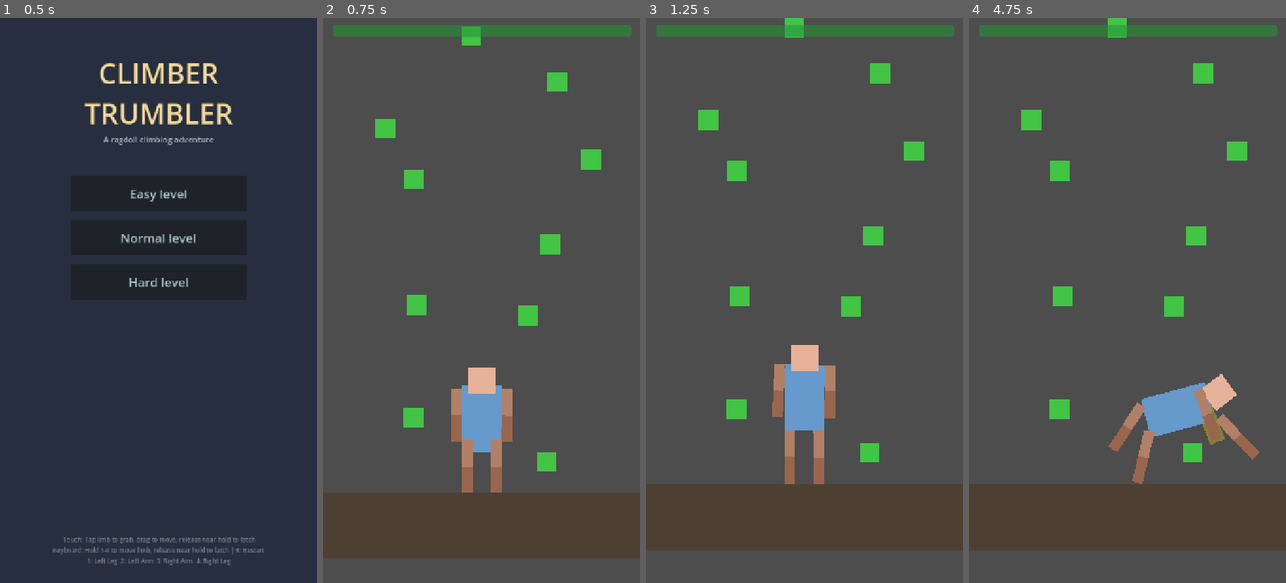
Above: before the commit, frames 1-4 (left to right).
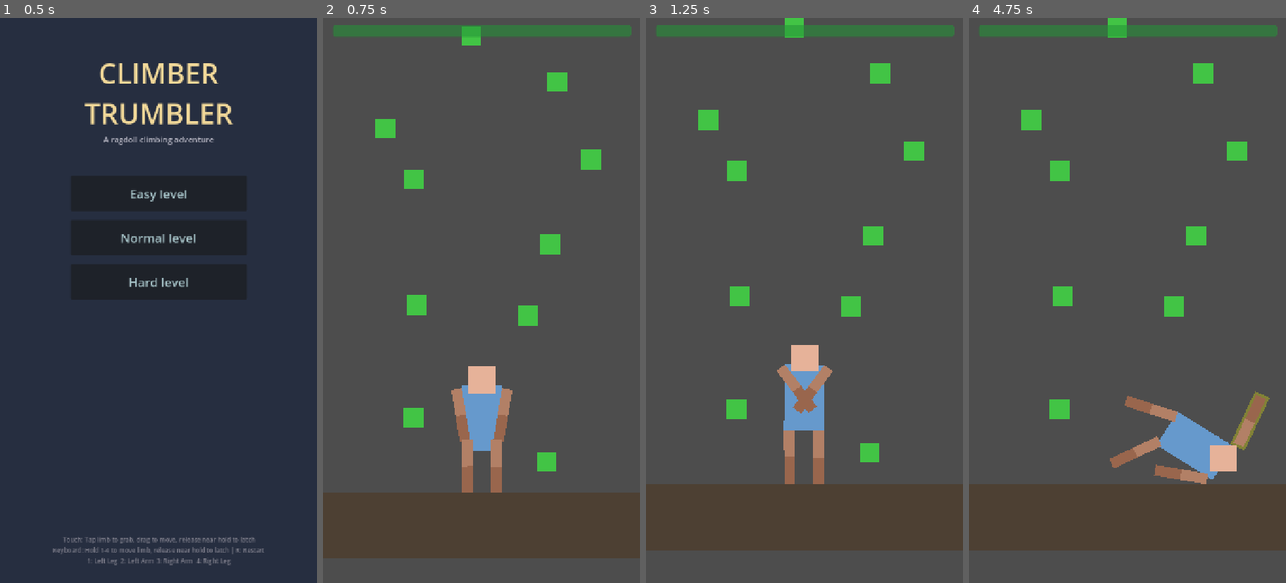
Above: after the commit, the same moments.

Repository: ZagorcicA/climber-trumbler
Game: Godot game, scene res://scenes/ui/StartScreen.tscn
Two runs of this game, one before a commit and one after it. Both use one fixed random seed, a clock stepped at 60 frames per second and the inputs below.
Inputs (mouse positions are in pixels of both pictures, inside the frame that each line leads up to):
- Up to frame 1 (0.5 s): no input
- Up to frame 2 (0.75 s): click "Easy level" at 0.5 s
- Up to frame 3 (1.25 s): no input
- Up to frame 4 (4.75 s): move the mouse to (1197, 272) at 1.27 s; tap E (both_arms_latch, bound only after the commit) at 1.35, 3.05, 4.55 s; click (1197, 272) at 1.42 s; drag from (1064, 328) to (1117, 419) at 2.02 s; move the mouse to (1159, 176) at 2.77 s; tap Space (latch_limb) at 2.85 s; click (1159, 176) at 2.92 s; drag from (1111, 413) to (1175, 306) at 3.52 s; move the mouse to (1222, 385) at 4.27 s; hold 2 (select_limb_2) from 4.28 s (still down); click (1222, 385) at 4.42 s

Frame 1 is identical in both runs. In frame 2, 0.5% of the frame differs, in the area x 40-60%, y 61-80%; in frame 3, 1.1%; in frame 4, 5.1%, in the area x 44-95%, y 63-83%.

Commit message:
Moze se prolazit kroz holdove i duo primanje radi sad

Diff:
--- a/project.godot
+++ b/project.godot
@@ -12,7 +12,7 @@
 
 config/name="Climber  Trumbler"
 run/main_scene="res://scenes/ui/StartScreen.tscn"
-config/features=PackedStringArray("4.3", "GL Compatibility")
+config/features=PackedStringArray("4.4", "GL Compatibility")
 config/icon="res://icon.svg"
 
 [autoload]
@@ -67,6 +67,11 @@
 "events": [Object(InputEventKey,"resource_local_to_scene":false,"resource_name":"","device":-1,"window_id":0,"alt_press …(192 unchanged characters)…
 ]
 }
+both_arms_latch={
+"deadzone": 0.5,
+"events": [Object(InputEventKey,"resource_local_to_scene":false,"resource_name":"","device":-1,"window_id":0,"alt_pressed":false,"shift_pressed":false,"ctrl_pressed":false,"meta_pressed":false,"pressed":false,"keycode":0,"physical_keycode":69,"key_label":0,"unicode":101,"location":0,"echo":false,"script":null)
+]
+}
 
 [input_devices]
 
--- a/scenes/environment/Hold.tscn
+++ b/scenes/environment/Hold.tscn
@@ -9,6 +9,7 @@
 size = Vector2(30, 30)
 
 [node name="Hold" type="StaticBody2D" groups=["holds"]]
+z_index = -1
 collision_layer = 4
 collision_mask = 0
 script = ExtResource("1_hold")
--- a/scenes/environment/holds/HoldEasy.tscn
+++ b/scenes/environment/holds/HoldEasy.tscn
@@ -9,6 +9,7 @@
 size = Vector2(30, 30)
 
 [node name="Hold" type="StaticBody2D" groups=["holds"]]
+z_index = -1
 collision_layer = 4
 collision_mask = 0
 script = ExtResource("1_hold")
--- a/scenes/player/Limb.tscn
+++ b/scenes/player/Limb.tscn
@@ -12,7 +12,7 @@
 radius = 15.0
 
 [node name="Limb" type="RigidBody2D"]
-collision_mask = 7
+collision_mask = 2
 mass = 3.0
 linear_damp = 1.0
 angular_damp = 0.3
--- a/scenes/player/Player.tscn
+++ b/scenes/player/Player.tscn
@@ -15,7 +15,7 @@
 script = ExtResource("1_player")
 
 [node name="Torso" type="RigidBody2D" parent="."]
-collision_mask = 7
+collision_mask = 2
 mass = 8.0
 gravity_scale = 0.3
 contact_monitor = true
@@ -36,7 +36,7 @@
 
 [node name="Head" type="RigidBody2D" parent="."]
 position = Vector2(0, -60)
-collision_mask = 7
+collision_mask = 2
 mass = 2.0
 linear_damp = 0.3
 angular_damp = 0.1
--- a/scripts/managers/input_manager.gd
+++ b/scripts/managers/input_manager.gd
@@ -13,6 +13,7 @@
 # Input state for limb controls
 var latch_just_pressed: bool = false
 var detach_just_pressed: bool = false
+var both_arms_latch_just_pressed: bool = false
 var limb_keys_held: Array = []  # Limb indices currently held via keyboard
 
 func _input(event: InputEvent):
@@ -32,6 +33,7 @@
 	# Reset per-frame input flags
 	latch_just_pressed = false
 	detach_just_pressed = false
+	both_arms_latch_just_pressed = false
 
 	# Check latch/detach inputs
 	if Input.is_action_just_pressed("latch_limb"):
@@ -39,6 +41,9 @@
 
 	if Input.is_action_just_pressed("detach_limb"):
 		detach_just_pressed = true
+
+	if Input.is_action_just_pressed("both_arms_latch"):
+		both_arms_latch_just_pressed = true
 
 	# Check which limb keys are held (multiple allowed simultaneously)
 	limb_keys_held = []
--- a/scripts/player/limb.gd
+++ b/scripts/player/limb.gd
@@ -12,6 +12,7 @@
 var latch_joint: PinJoint2D = null
 var nearby_holds: Array = []
 var current_hold = null  # Reference to the hold we're attached to
+var force_divisor: int = 1  # Set by Player to split force across co-moving limbs
 
 
 func _ready():
@@ -28,9 +29,9 @@
 	var direction = (target_position - global_position).normalized()
 	var distance = global_position.distance_to(target_position)
 
-	# Apply force toward target
+	# Apply force toward target, divided by number of co-moving limbs
 	if distance > PhysicsConstants.MOVE_DEAD_ZONE:
-		var force = direction * PhysicsConstants.MOVE_FORCE
+		var force = direction * PhysicsConstants.MOVE_FORCE / force_divisor
 		apply_central_force(force)
 
 	# Limit velocity to prevent wild movements
--- a/scripts/player/player.gd
+++ b/scripts/player/player.gd
@@ -42,6 +42,8 @@
 	_update_stamina(delta)
 
 func _physics_process(_delta):
+	_clamp_torso_above_holds()
+
 	if legs_on_ground <= 0:
 		return
 
@@ -54,6 +56,31 @@
 
 	# Horizontal damping to prevent sliding
 	torso.linear_velocity.x *= PhysicsConstants.STAND_DAMPING
+
+func _clamp_torso_above_holds():
+	# Prevent cartwheeling: when arms are latched, the torso can't rise above
+	# the hold point. This stops free limbs (legs) from pulling the body over.
+	var arm_hold_y_sum = 0.0
+	var arm_hold_count = 0
+
+	for i in [0, 1]:  # Arms only (indices 0=LeftArm, 1=RightArm)
+		var limb = limbs[i]
+		if limb.is_latched and limb.current_hold and is_instance_valid(limb.current_hold):
+			arm_hold_y_sum += limb.current_hold.global_position.y
+			arm_hold_count += 1
+
+	if arm_hold_count == 0:
+		return
+
+	# Allow torso up to just below the hold (20px ≈ chest-to-hand distance)
+	var hold_y = arm_hold_y_sum / arm_hold_count
+	var min_torso_y = hold_y - 20.0
+
+	if torso.global_position.y < min_torso_y:
+		# Hard clamp: snap torso back to the ceiling and kill upward velocity
+		torso.global_position.y = min_torso_y
+		if torso.linear_velocity.y < 0:
+			torso.linear_velocity.y = 0
 
 func _handle_limb_selection():
 	_handle_keyboard_selection()
@@ -81,6 +108,7 @@
 				if nearest_hold:
 					limb.latch_to_hold(nearest_hold)
 			limb.set_selected(false)
+			limb.force_divisor = 1
 			keyboard_selected_indices.erase(key)
 
 	_prev_limb_keys_held = keys_held.duplicate()
@@ -123,10 +151,15 @@
 		if screen_pos:
 			limbs[limb_index].target_position = InputManager.screen_to_world(screen_pos)
 
-	# Keyboard-controlled limbs all follow mouse
+	# Keyboard-controlled limbs all follow mouse — share force to prevent flying
 	var mouse_pos = InputManager.get_mouse_world_position()
+	var active_keyboard_count = 0
+	for limb_index in keyboard_selected_indices:
+		if not limbs[limb_index].is_latched:
+			active_keyboard_count += 1
 	for limb_index in keyboard_selected_indices:
 		limbs[limb_index].target_position = mouse_pos
+		limbs[limb_index].force_divisor = max(1, active_keyboard_count)
 
 func _handle_limb_actions():
 	# Handle latch and detach actions (keyboard Space/X) for all keyboard-selected limbs
